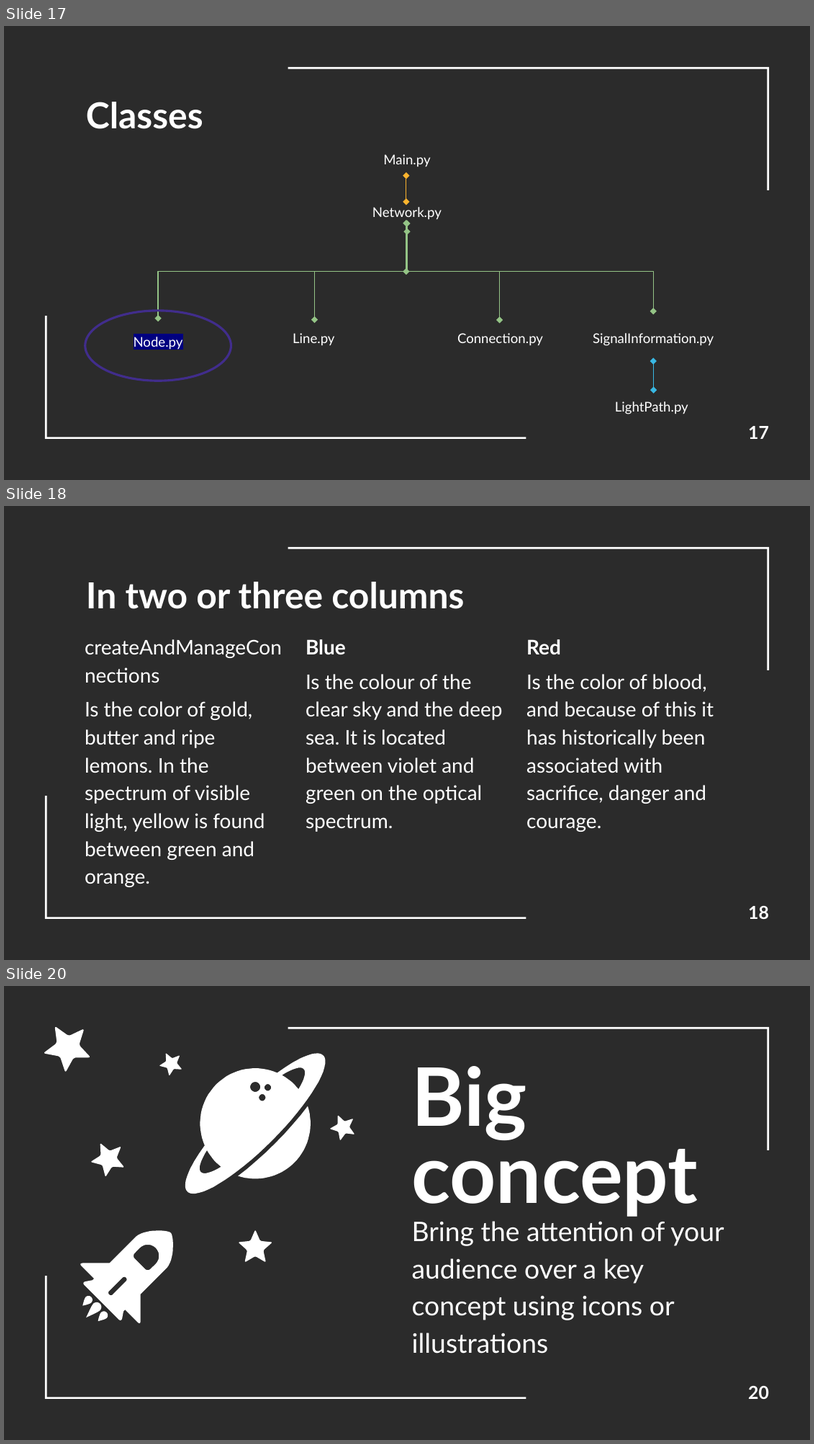
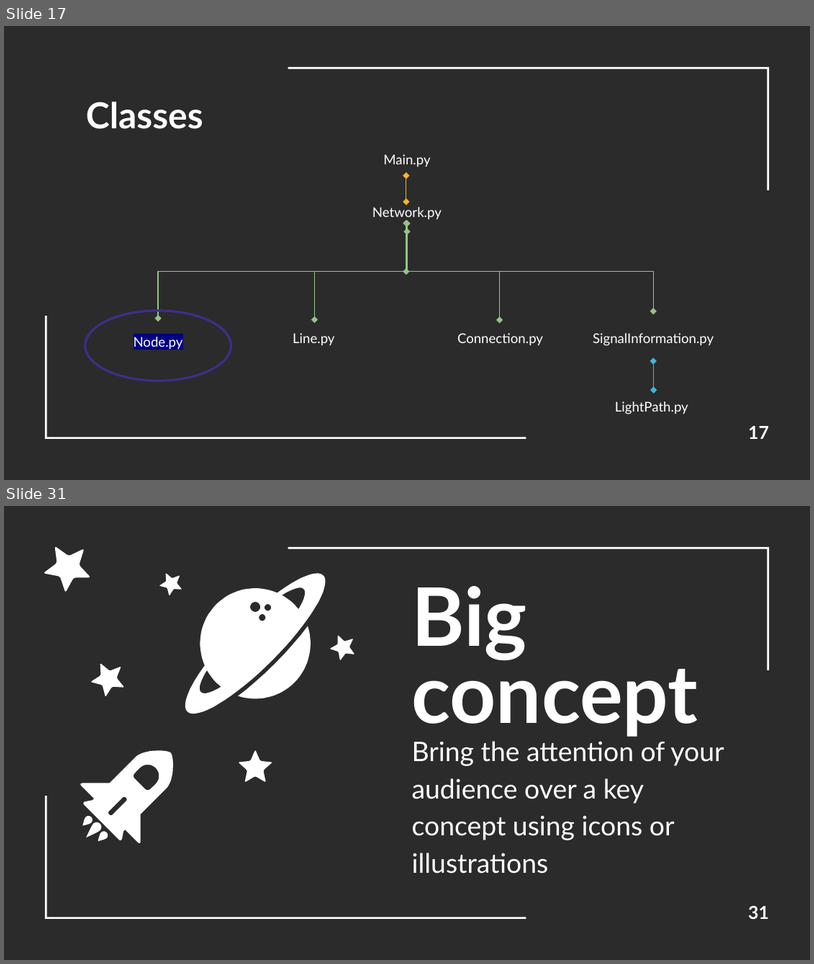
Before and after one commit to RenatoParker/OON_LabsProject, a slide deck: Presentazione esame OOP.pptx. Shown one above the other, each under a label of ours: slides 17, 18 and 20 before the commit, slides 17 and 31 after it; the slides between them are not shown. The pictures are 814x1444 and 814x964 pixels, drawn with LibreOffice and Linux fonts; fonts in the diff are those of the drawing; background and template pictures are left out; a plain dark background stands for a picture behind light text. Boxes give left, top, right and bottom in pixels: in the first picture for what was removed or moved away, otherwise in the second. Text is boxed around its words. In the diff, an @@ line names an element or a change of style, - is before the commit and + after.

```diff
--- a/Presentazione esame OOP.pptx
+++ b/Presentazione esame OOP.pptx
@@ slide 18 removed at (x1=4, y1=506, x2=810, y2=960), background picture (left out); not listed: 2 template elements that a slide beside it also shows @@
@@ title removed at (x1=86, y1=582, x2=464, y2=609) @@
-In two or three columns
@@ text removed at (x1=306, y1=639, x2=503, y2=831) @@
-Blue
-Is the colour of the clear sky and the deep sea. It is located between violet and green on the optical spectrum.
@@ text removed at (x1=527, y1=639, x2=714, y2=831) @@
-Red
-Is the color of blood, and because of this it has historically been associated with sacrifice, danger and courage.
@@ text removed at (x1=85, y1=701, x2=265, y2=887) @@
-createAndManageConnections
-Is the color of gold, butter and ripe lemons. In the spectrum of visible light, yellow is found between green and orange.
@@ page number removed at (x1=748, y1=906, x2=769, y2=919) @@
-18
@@ what was slide 20 is now slide 31 @@
@@ page number at (x1=748, y1=906, x2=769, y2=919): text changed @@
-20
+31
```
Also in this commit, not shown: 4 slides changed, 13 slides added, 7 other slides removed, 3 other files.
